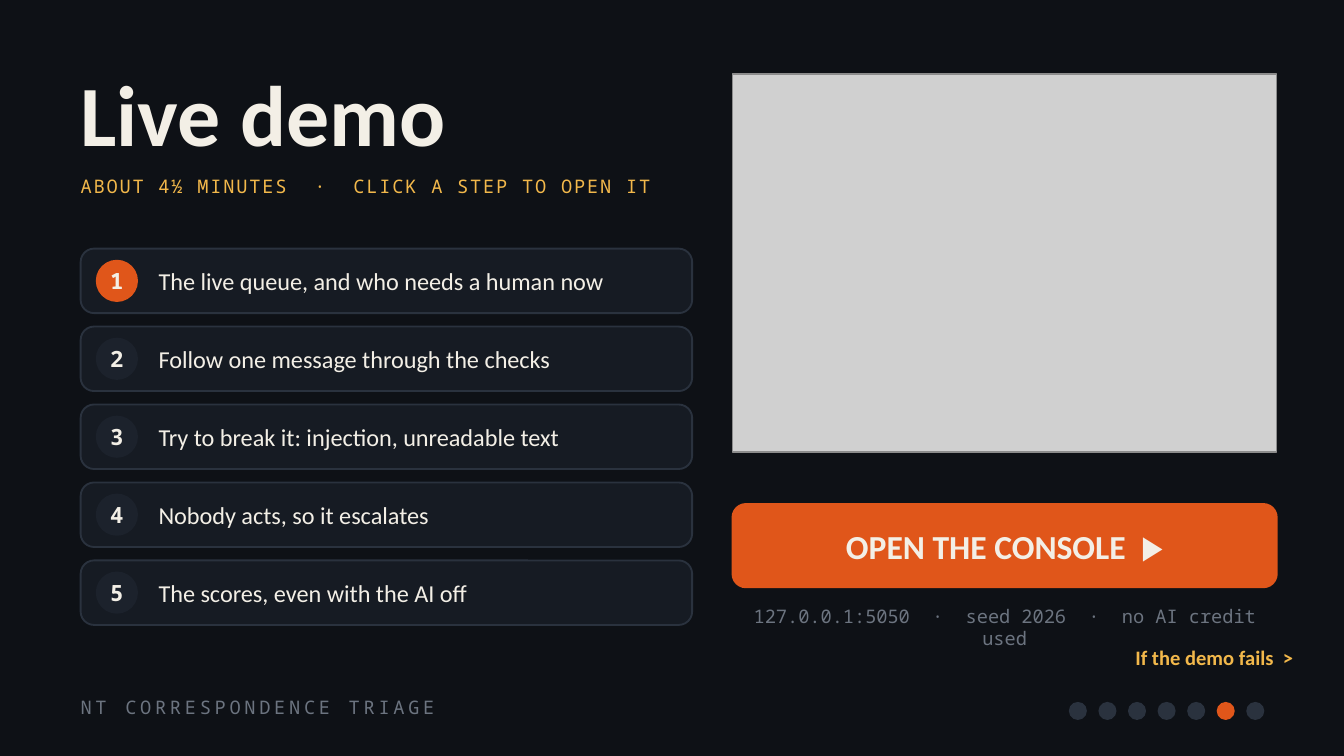
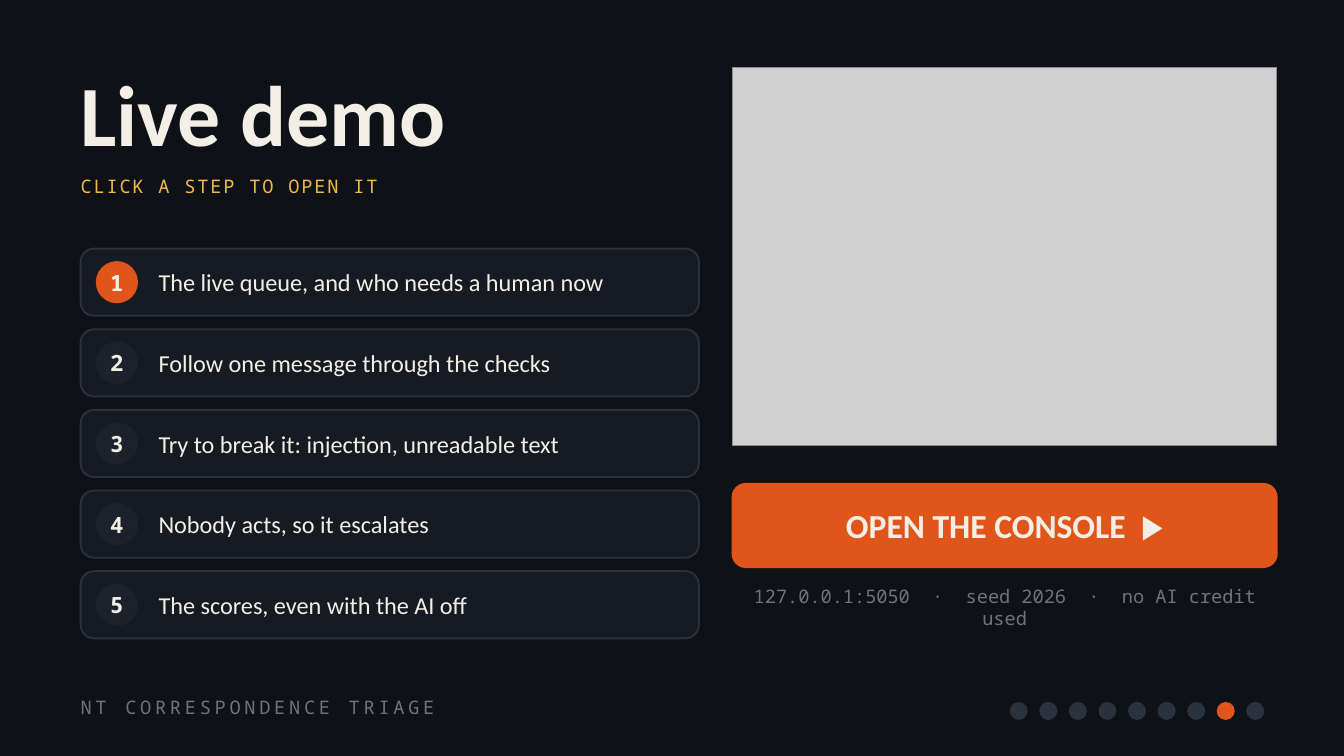
Before and after one commit to ItsMeAadityaK/NT-urgent, a slide deck: slide 8 of presentation/NT-Triage-Deck.pptx (slide 6 before the commit). Drawn at 1344x756 pixels with LibreOffice and Linux fonts; fonts in the diff are those of the drawing; grey boxes stand for pictures. Boxes give left, top, right and bottom in pixels: in the first picture for what was removed or moved away, otherwise in the second. Text is boxed around its words. In the diff, an @@ line names an element or a change of style, - is before the commit and + after.

```diff
--- a/presentation/NT-Triage-Deck.pptx
+++ b/presentation/NT-Triage-Deck.pptx
@@ picture: place and size @@
-picture at <box>732,74,1277,452</box>
+picture at <box>732,67,1277,445</box>
@@ text at <box>81,179,377,193</box>: text changed @@
-ABOUT 4½ MINUTES · CLICK A STEP TO OPEN IT
+CLICK A STEP TO OPEN IT
@@ rounded rectangle: place and size @@
-rounded rectangle at <box>81,249,692,313</box>
+rounded rectangle at <box>81,249,699,316</box>
@@ rounded rectangle: place and size @@
-rounded rectangle at <box>81,327,692,391</box>
+rounded rectangle at <box>81,329,699,396</box>
@@ text "Follow one message through the ...": place and size @@
-text "Follow one message through the ..." at <box>159,351,550,372</box>
+text "Follow one message through the ..." at <box>159,355,550,376</box>
@@ rounded rectangle: place and size @@
-rounded rectangle at <box>81,405,692,469</box>
+rounded rectangle at <box>81,410,699,477</box>
@@ text "Try to break it: injection, ...": place and size @@
-text "Try to break it: injection, ..." at <box>159,429,559,450</box>
+text "Try to break it: injection, ..." at <box>159,436,559,457</box>
@@ 2 texts, 2 ellipses: place and size @@
-2 texts, 2 ellipses at <box>97,339,137,457</box>
+2 texts, 2 ellipses at <box>97,343,137,464</box>
@@ rounded rectangle: place and size @@
-rounded rectangle at <box>81,482,692,547</box>
+rounded rectangle at <box>81,491,699,558</box>
@@ text "Nobody acts, so it escalates": place and size @@
-text "Nobody acts, so it escalates" at <box>159,507,428,528</box>
+text "Nobody acts, so it escalates" at <box>159,516,428,537</box>
@@ 2 texts, 1 rounded rectangle: place and size @@
-2 texts, 1 rounded rectangle at <box>732,504,1277,623</box>
+2 texts, 1 rounded rectangle at <box>732,484,1277,603</box>
@@ proportions changed in 5 elements at <box>81,249,699,316</box>, <box>81,329,699,396</box>, <box>81,410,699,477</box>, <box>81,491,699,558</box>, <box>81,571,699,638</box> @@
@@ rounded rectangle: place and size @@
-rounded rectangle at <box>81,560,692,625</box>
+rounded rectangle at <box>81,571,699,638</box>
@@ 2 texts, 2 ellipses: place and size @@
-2 texts, 2 ellipses at <box>97,495,137,613</box>
+2 texts, 2 ellipses at <box>97,504,137,625</box>
@@ text "The scores, even with the ...": place and size @@
-text "The scores, even with the ..." at <box>159,585,467,605</box>
+text "The scores, even with the ..." at <box>159,597,467,617</box>
@@ text removed at <box>1135,650,1274,665</box> @@
-If the demo fails >
@@ ellipse added at <box>1011,703,1027,719</box>, fill #2A323E, outline #2A323E 1 pt @@
@@ ellipse added at <box>1040,703,1056,719</box>, fill #2A323E, outline #2A323E 1 pt @@
```
Also in this commit, not shown: 7 other slides changed, 2 slides added, 1 slide removed, 17 other files.
